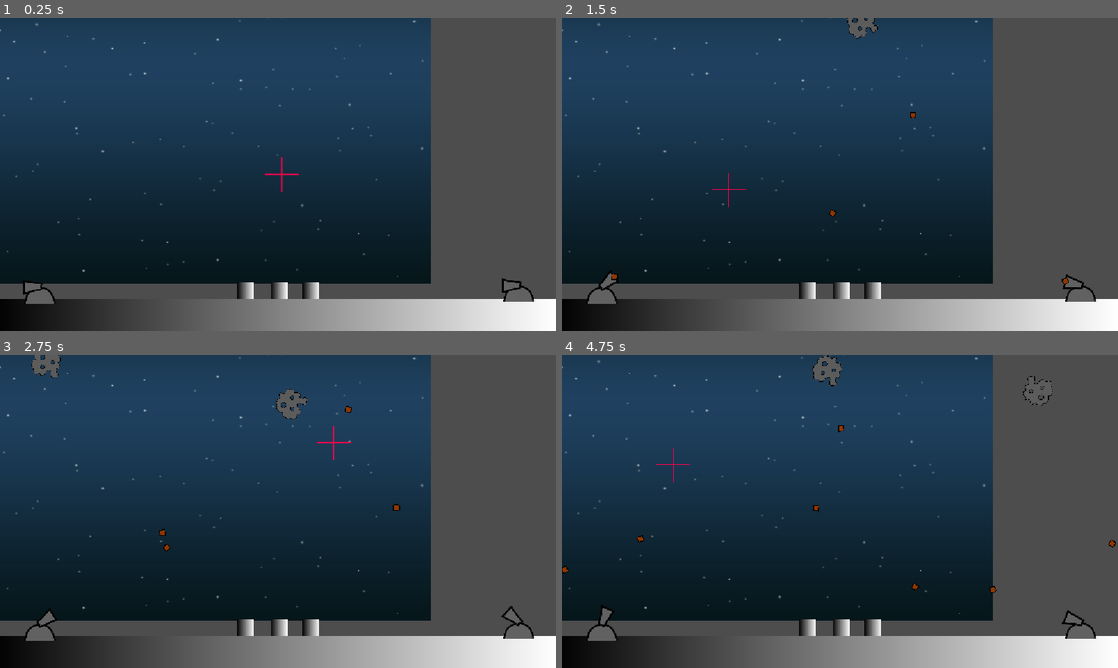
Above: before the commit, frames 1-4 (two rows, left to right).
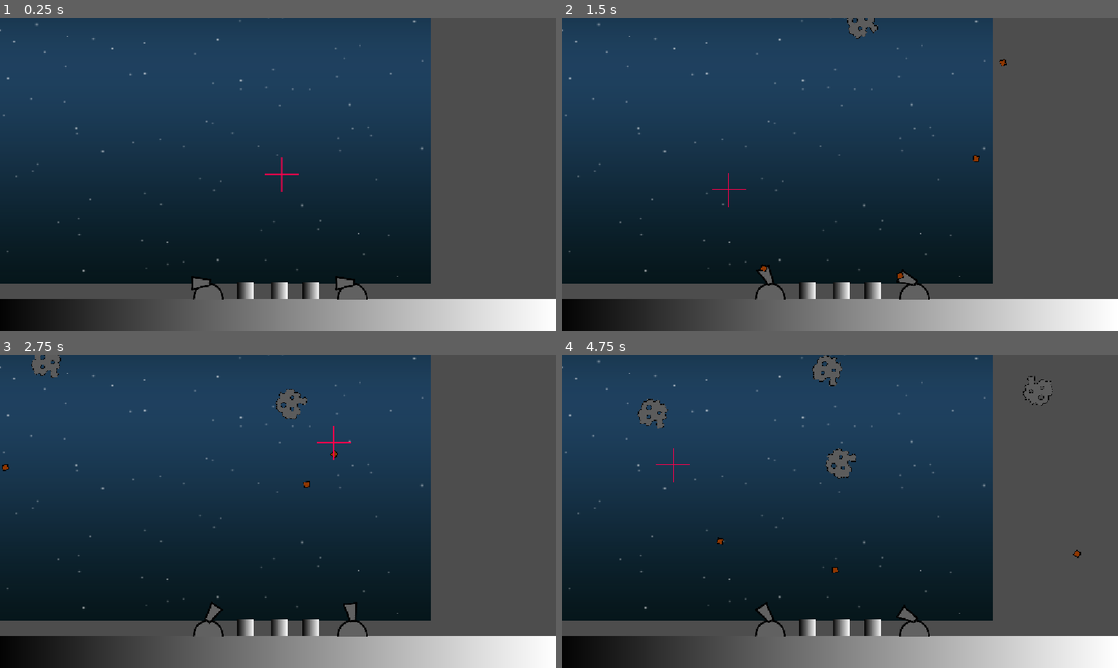
Above: after the commit, the same moments.

Repository: AndrewHay/meteor-strike
Game: Godot game, scene res://root.tscn
The game is run twice, just before and just after one commit, with the same random seed, the same clock (stepped at 60 frames per second) and the same inputs.
Inputs (mouse positions are in pixels of both pictures, inside the frame that each line leads up to):
- Up to frame 1 (0.25 s): no input
- Up to frame 2 (1.5 s): tap Enter at 0.5 s; move the mouse to (962, 158) at 0.52 s; click (962, 158) at 0.67 s; move the mouse to (728, 190) at 1.27 s; click (728, 190) at 1.42 s
- Up to frame 3 (2.75 s): move the mouse to (333, 442) at 2.02 s; click (333, 442) at 2.17 s
- Up to frame 4 (4.75 s): move the mouse to (812, 574) at 2.77 s; click (812, 574) at 2.92 s; move the mouse to (1006, 558) at 3.52 s; click (1006, 558) at 3.67 s; move the mouse to (673, 464) at 4.27 s; click (673, 464) at 4.42 s

The runs differ from the first frame. In frame 1, 0.6% of the frame differs, in the area x 4-97%, y 82-92%; in frame 2, 0.8%; in frame 3, 0.8%; in frame 4, 1.6%, in the area x 0-100%, y 14-92%.

Commit message:
Make game fullscreen

Diff:
--- a/level/level.tscn
+++ b/level/level.tscn
@@ -4,6 +4,7 @@
 [ext_resource type="Texture2D" uid="uid://cyh6vowjriiba" path="res://assets/bg_1_1.png" id="1_vkbyq"]
 [ext_resource type="PackedScene" uid="uid://cbcdxli8t5l72" path="res://house/house.tscn" id="2_vkbyq"]
 [ext_resource type="PackedScene" uid="uid://cnavm0immy15t" path="res://static_box.tscn" id="3_ktfr2"]
+[ext_resource type="PackedScene" uid="uid://3ic1cyif1etj" path="res://turret/turret.tscn" id="5_ktfr2"]
 
 [node name="Level" type="Node2D" unique_id=972982531]
 script = ExtResource("1_ktfr2")
@@ -28,3 +29,9 @@
 [node name="StaticBody2D2" parent="." unique_id=1474745948 instance=ExtResource("3_ktfr2")]
 position = Vector2(-17, 549)
 scale = Vector2(33.626194, 2.5699892)
+
+[node name="Turret" parent="." unique_id=412231546 instance=ExtResource("5_ktfr2")]
+position = Vector2(276, 405)
+
+[node name="Turret2" parent="." unique_id=7108829 instance=ExtResource("5_ktfr2")]
+position = Vector2(-267, 405)
--- a/project.godot
+++ b/project.godot
@@ -17,6 +17,7 @@
 
 [display]
 
+window/size/mode=3
 window/stretch/mode="canvas_items"
 window/stretch/aspect="expand"
 
--- /dev/null
+++ b/root.gd
@@ -0,0 +1,6 @@
+extends Node2D
+
+
+# Called when the node enters the scene tree for the first time.
+func _ready() -> void:
+	DisplayServer.window_set_mode(DisplayServer.WINDOW_MODE_FULLSCREEN)
--- a/root.tscn
+++ b/root.tscn
@@ -1,10 +1,11 @@
 [gd_scene format=3 uid="uid://b27qhu1jpmdvj"]
 
 [ext_resource type="PackedScene" uid="uid://q7o6ygniny5a" path="res://level/level.tscn" id="1_pyidc"]
-[ext_resource type="PackedScene" uid="uid://3ic1cyif1etj" path="res://turret/turret.tscn" id="3_vvh5c"]
+[ext_resource type="Script" uid="uid://dk10km1ofrgey" path="res://root.gd" id="1_vvh5c"]
 [ext_resource type="PackedScene" uid="uid://brckowiu61j6c" path="res://crosshair/crosshair.tscn" id="4_28aoi"]
 
 [node name="Root" type="Node2D" unique_id=2002437452]
+script = ExtResource("1_vvh5c")
 
 [node name="Level" parent="." unique_id=972982531 instance=ExtResource("1_pyidc")]
 position = Vector2(-5, 4)
@@ -16,9 +17,3 @@
 
 [node name="Crosshair" parent="." unique_id=1168615329 instance=ExtResource("4_28aoi")]
 position = Vector2(6, 2)
-
-[node name="Turret" parent="." unique_id=412231546 instance=ExtResource("3_vvh5c")]
-position = Vector2(-906, 424)
-
-[node name="Turret2" parent="." unique_id=1777625790 instance=ExtResource("3_vvh5c")]
-position = Vector2(898, 419)
Not shown, added: root.gd.uid
